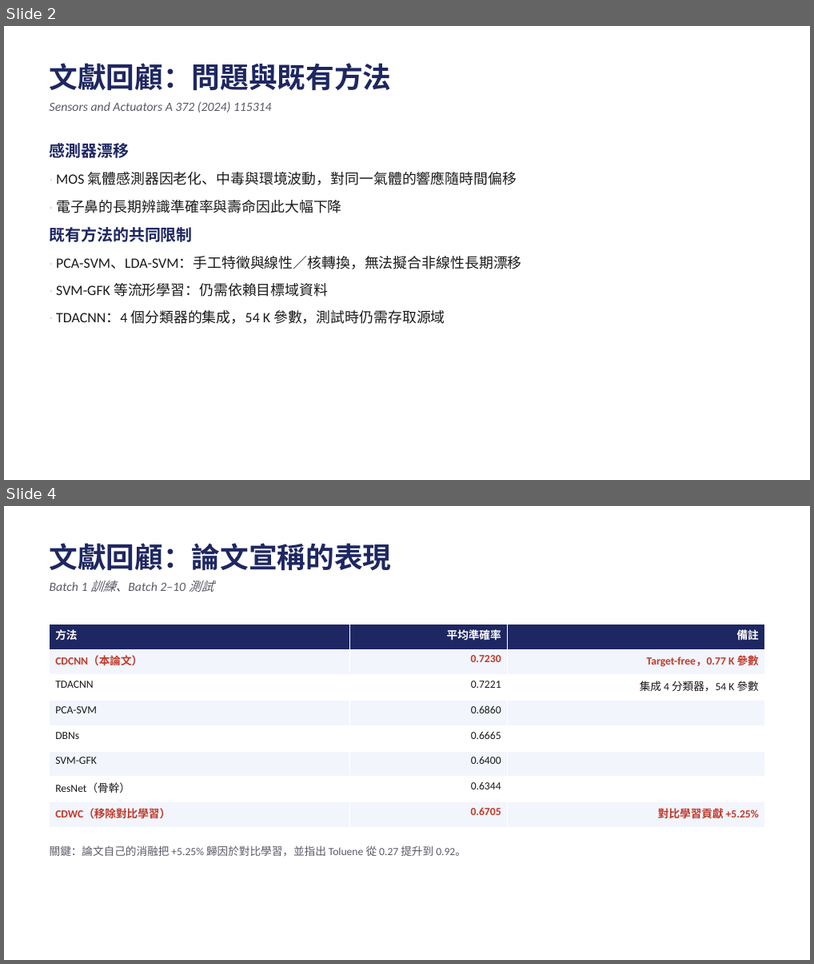
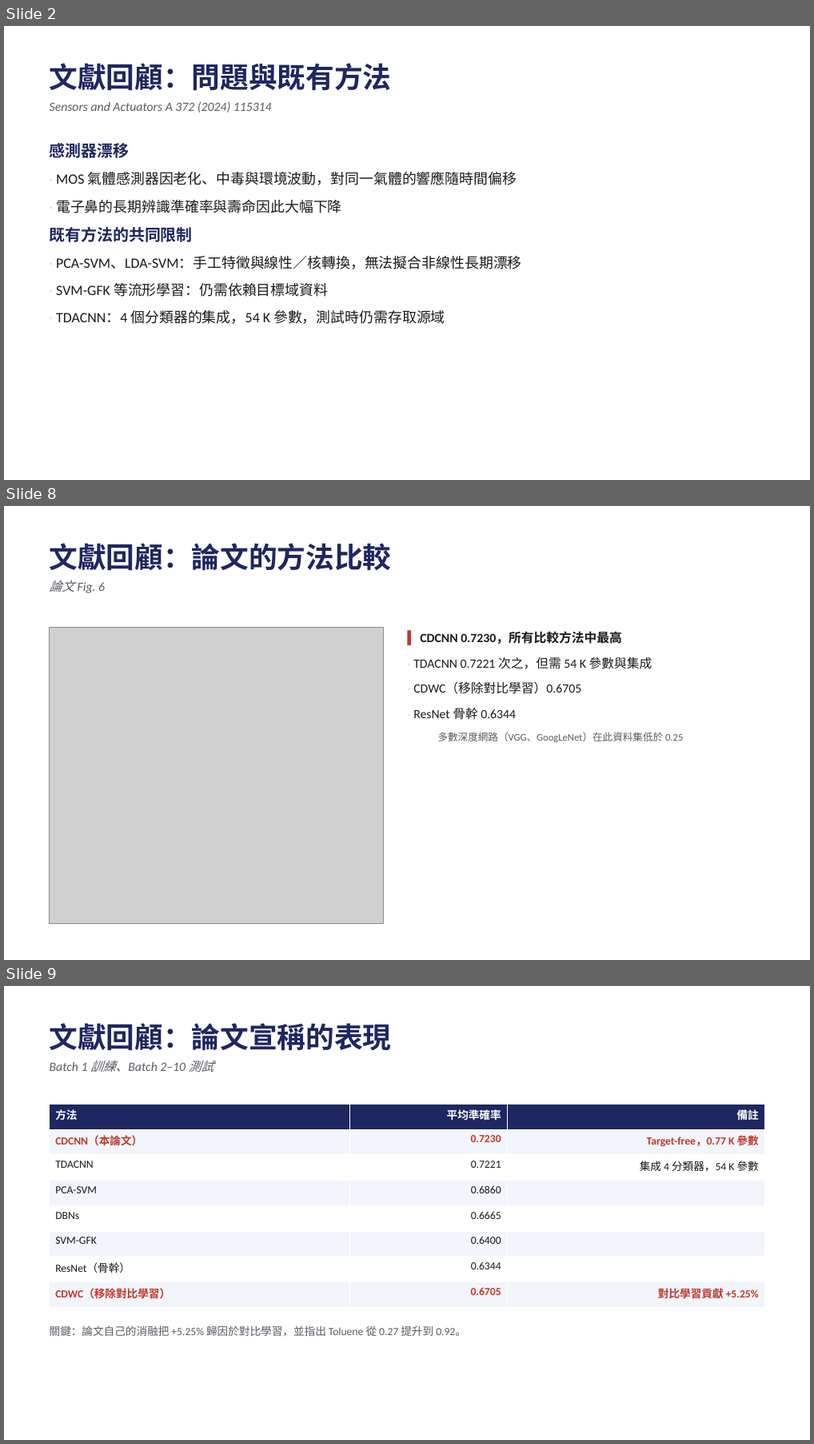
Before and after one commit to wintera1233/cdcnn, a slide deck: reports/cdcnn-experiment-review.pptx. Shown one above the other, each under a label of ours: slides 2 and 4 before the commit, slides 2, 8 and 9 after it; the slides between them are not shown. The pictures are 814x964 and 814x1444 pixels, drawn with LibreOffice and Linux fonts; fonts in the diff are those of the drawing; grey boxes stand for pictures. Boxes give left, top, right and bottom in pixels: in the first picture for what was removed or moved away, otherwise in the second. Text is boxed around its words. In the diff, an @@ line names an element or a change of style, - is before the commit and + after.

```diff
--- a/reports/cdcnn-experiment-review.pptx
+++ b/reports/cdcnn-experiment-review.pptx
@@ slide 8 added at box(4, 506, 810, 960), background #FFFFFF @@
@@ text added at box(50, 543, 392, 593), 34 pt, text #1E2761, bold @@
+文獻回顧：論文的方法比較
+論文 Fig. 6
@@ picture added at box(50, 627, 384, 924) @@
@@ text added at box(414, 632, 683, 742), 15 pt, text #1A1A1A @@
+▍ CDCNN 0.7230，所有比較方法中最高
+· TDACNN 0.7221 次之，但需 54 K 參數與集成
+· CDWC（移除對比學習）0.6705
+· ResNet 骨幹 0.6344
+  多數深度網路（VGG、GoogLeNet）在此資料集低於 0.25
@@ what was slide 4 is now slide 9 @@
```
Also in this commit, not shown: 1 slide changed, 4 other slides added, 12 other files.
